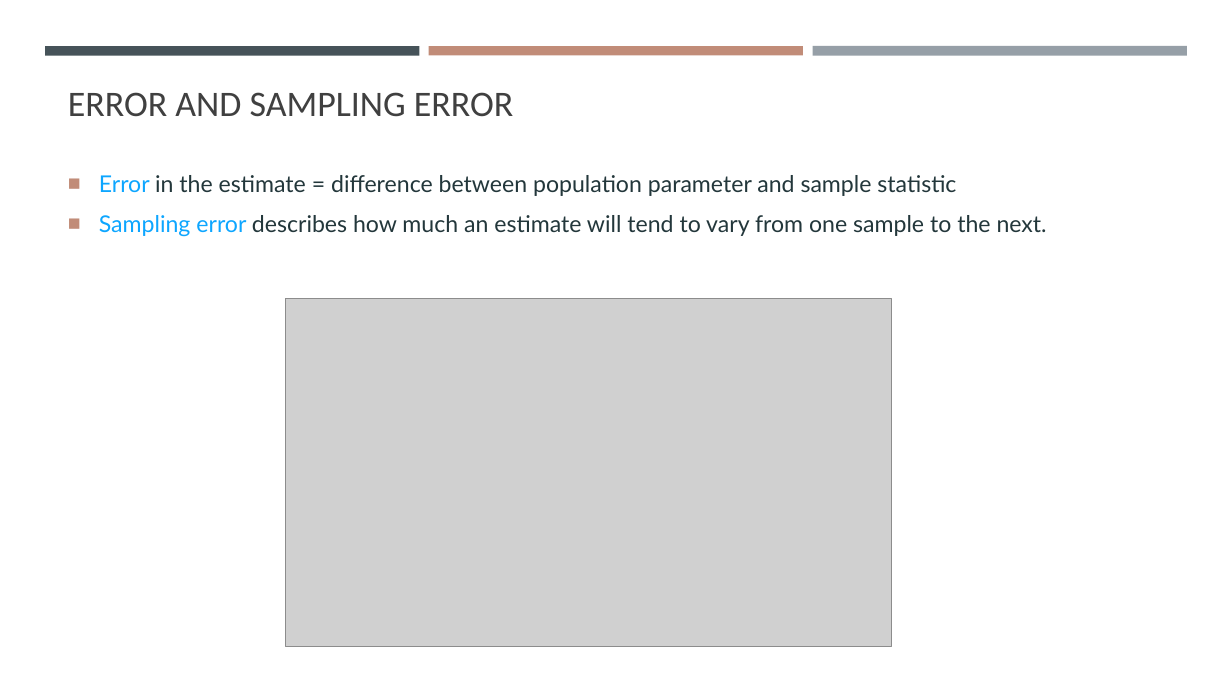
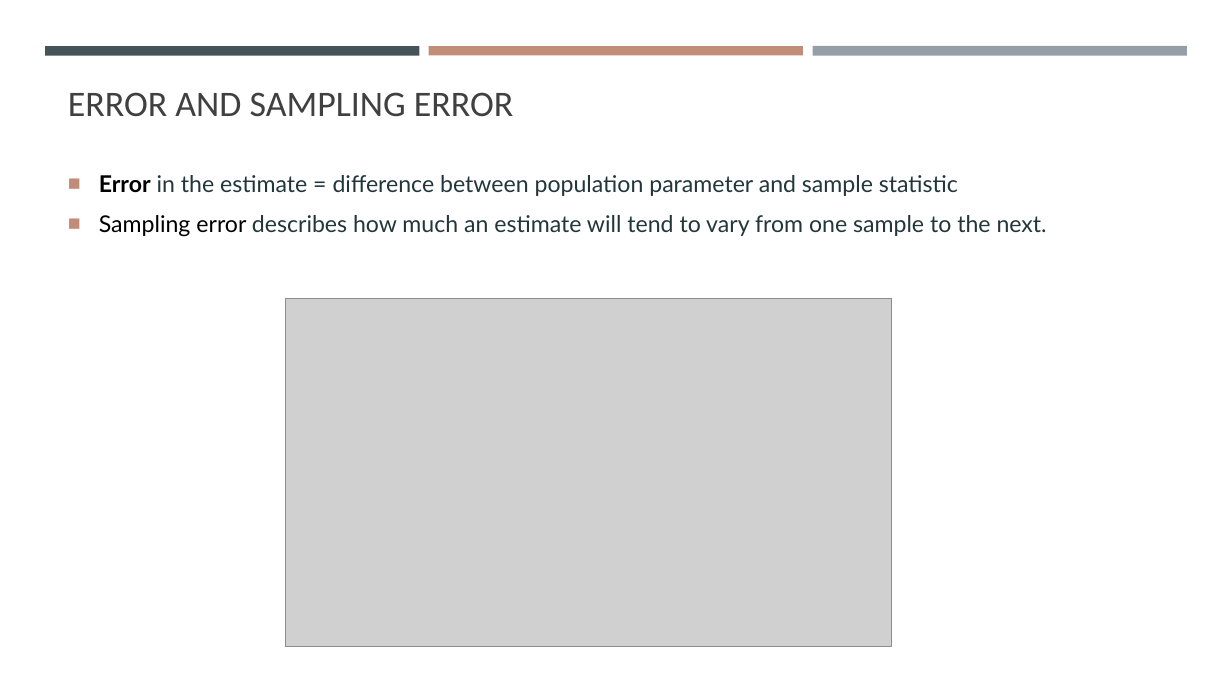
Before and after one commit to gisynw/geog-247, a slide deck: slide 8 of docs/Lectures/Week02/Week02_InferentialStas.pptx. Drawn at 1232x693 pixels with LibreOffice and Linux fonts; fonts in the diff are those of the drawing; grey boxes stand for pictures. Boxes give left, top, right and bottom in pixels: in the first picture for what was removed or moved away, otherwise in the second. Text is boxed around its words. In the diff, an @@ line names an element or a change of style, - is before the commit and + after.

```diff
--- a/docs/Lectures/Week02/Week02_InferentialStas.pptx
+++ b/docs/Lectures/Week02/Week02_InferentialStas.pptx
@@ text "Error in the estimate = ..." at box(99, 175, 1047, 237): text colour #0DA6FF to #000000 in "Error", "Sampling error"; bold on in "Error" @@
```
Also in this commit, not shown: 3 other files.
